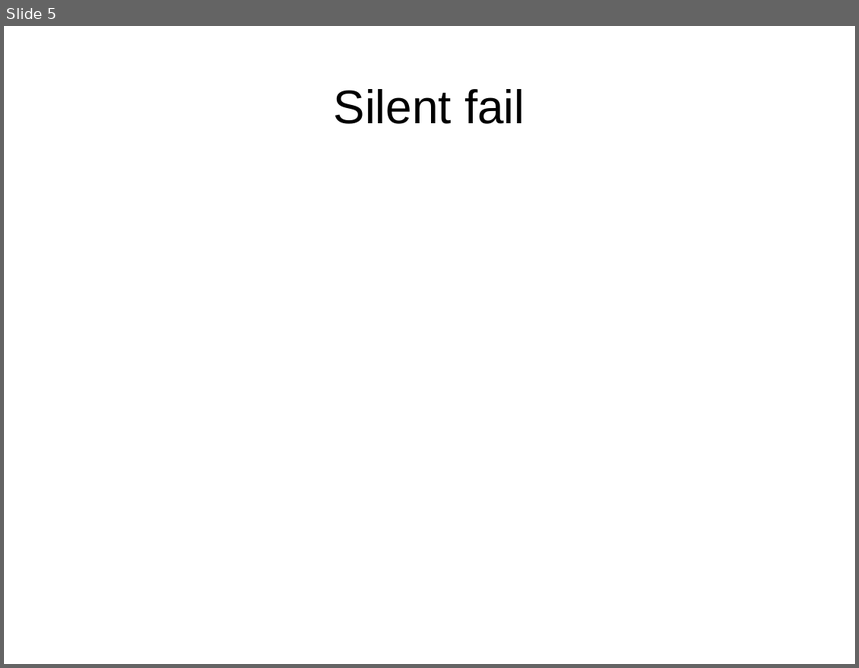
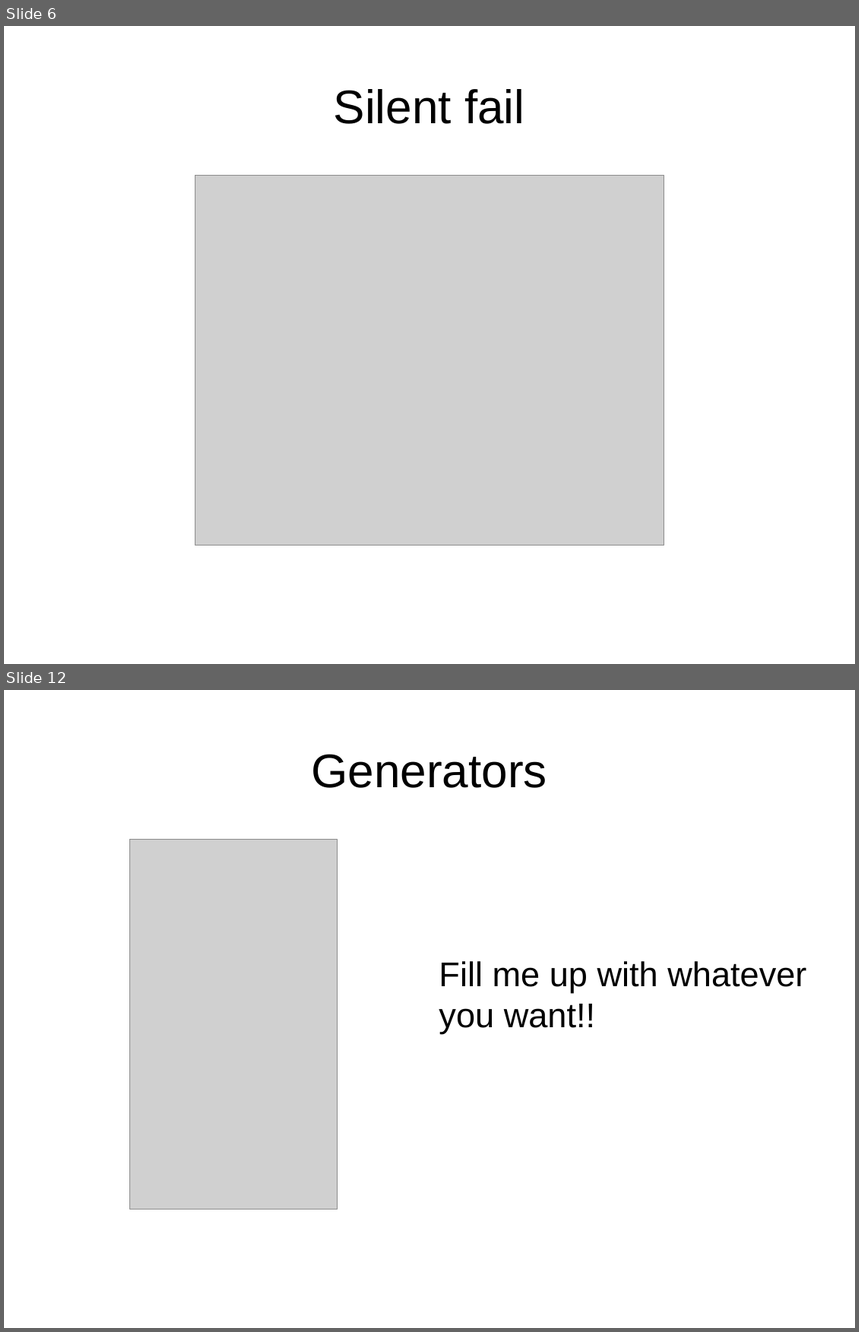
Before and after one commit to josh-mcq/code-eval, a slide deck: Toastmasters.odp. Shown one above the other, each under a label of ours: slide 5 before the commit, slides 6 and 12 after it; the slides between them are not shown. The pictures are 859x668 and 859x1332 pixels, drawn with LibreOffice and Linux fonts; fonts in the diff are those of the drawing; grey boxes stand for pictures. Boxes give left, top, right and bottom in pixels: in the first picture for what was removed or moved away, otherwise in the second. Text is boxed around its words. In the diff, an @@ line names an element or a change of style, - is before the commit and + after.

```diff
--- a/Toastmasters.odp
+++ b/Toastmasters.odp
@@ slide 12 added at (4,690,855,1328), background #FFFFFF @@
@@ title added at (311,754,547,788), 44 pt, text #000000 @@
+Generators
@@ picture added at (130,839,338,1209) @@
@@ text added at (439,961,807,1034), 32 pt, text #000000 @@
+Fill me up with whatever you want!!
@@ what was slide 5 is now slide 6 @@
@@ slide 6 changed as well @@
@@ picture added at (196,175,664,545) @@
```
Also in this commit, not shown: 5 other slides changed, 7 other slides added, 6 slides removed.
